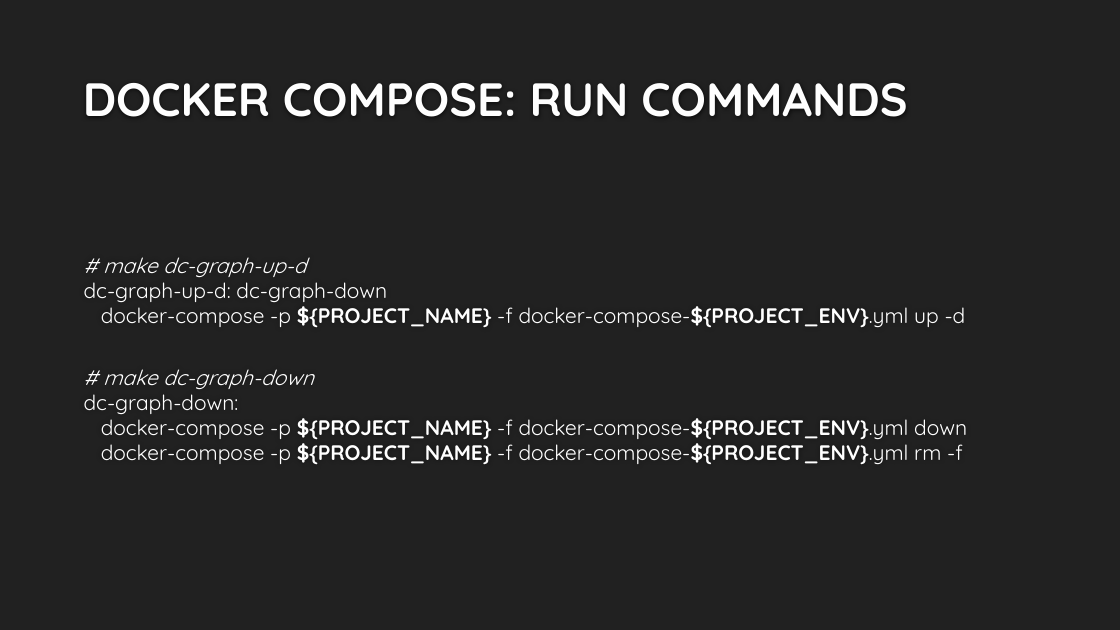
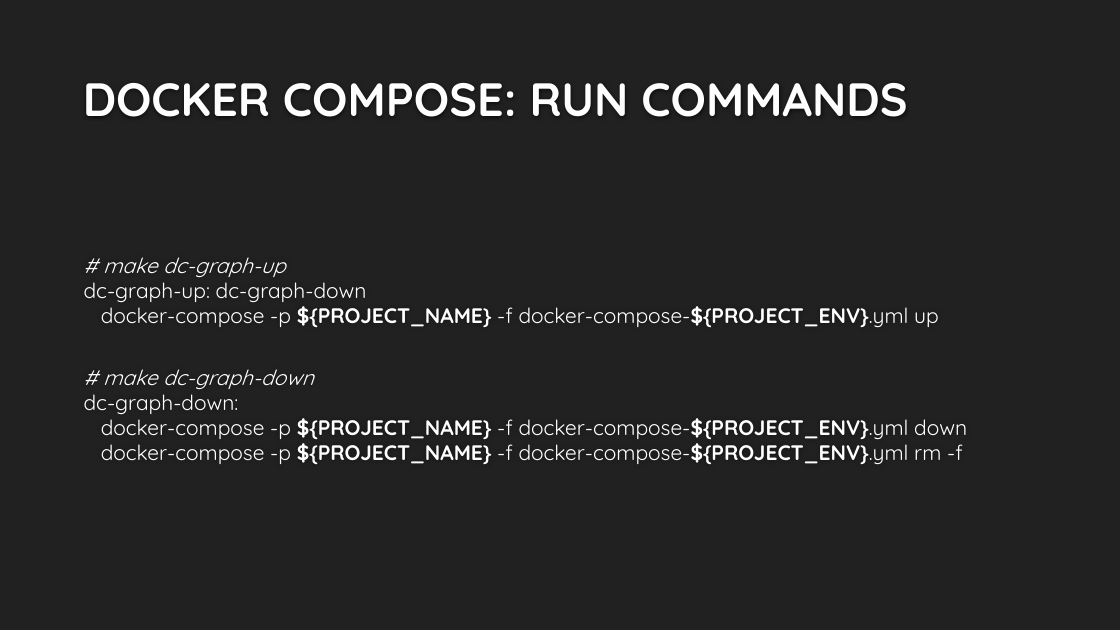
Before and after one commit to bluetechy/NodeJS-Project, a slide deck: slide 12 of Kubernetes Workshop.pptx. Drawn at 1120x630 pixels with LibreOffice and Linux fonts; fonts in the diff are those of the drawing; background and template pictures are left out. Boxes give left, top, right and bottom in pixels: in the first picture for what was removed or moved away, otherwise in the second. Text is boxed around its words. In the diff, an @@ line names an element or a change of style, - is before the commit and + after.

Commit message:
renamed command.

```diff
--- a/Kubernetes Workshop.pptx
+++ b/Kubernetes Workshop.pptx
@@ text at (84, 257, 939, 328): text changed @@
-# make dc-graph-up-d
-dc-graph-up-d: dc-graph-down
-docker-compose -p ${PROJECT_NAME} -f docker-compose-${PROJECT_ENV}.yml up -d
+# make dc-graph-up
+dc-graph-up: dc-graph-down
+docker-compose -p ${PROJECT_NAME} -f docker-compose-${PROJECT_ENV}.yml up
```
Also in this commit, not shown: 1 other slide changed, 1 other file.
